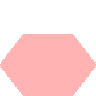
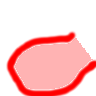
Layers edited between the first and the second 96 × 96 image:
hid "Ebene" over <box>0,34,96,96</box>
added layer "border_n_se_s_sw_nw" above "hex_grass@2x.png" over <box>5,30,96,96</box>
